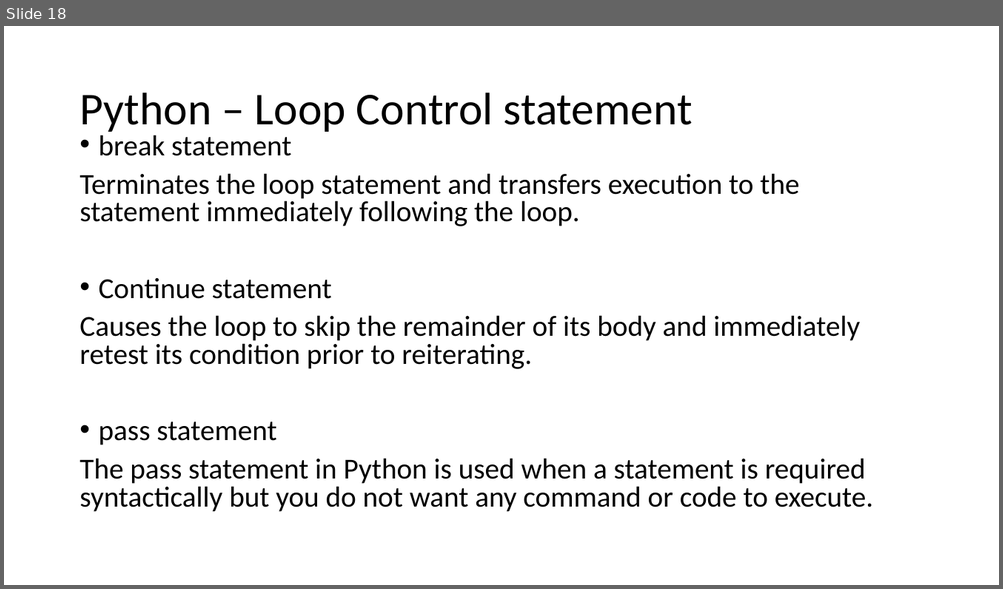
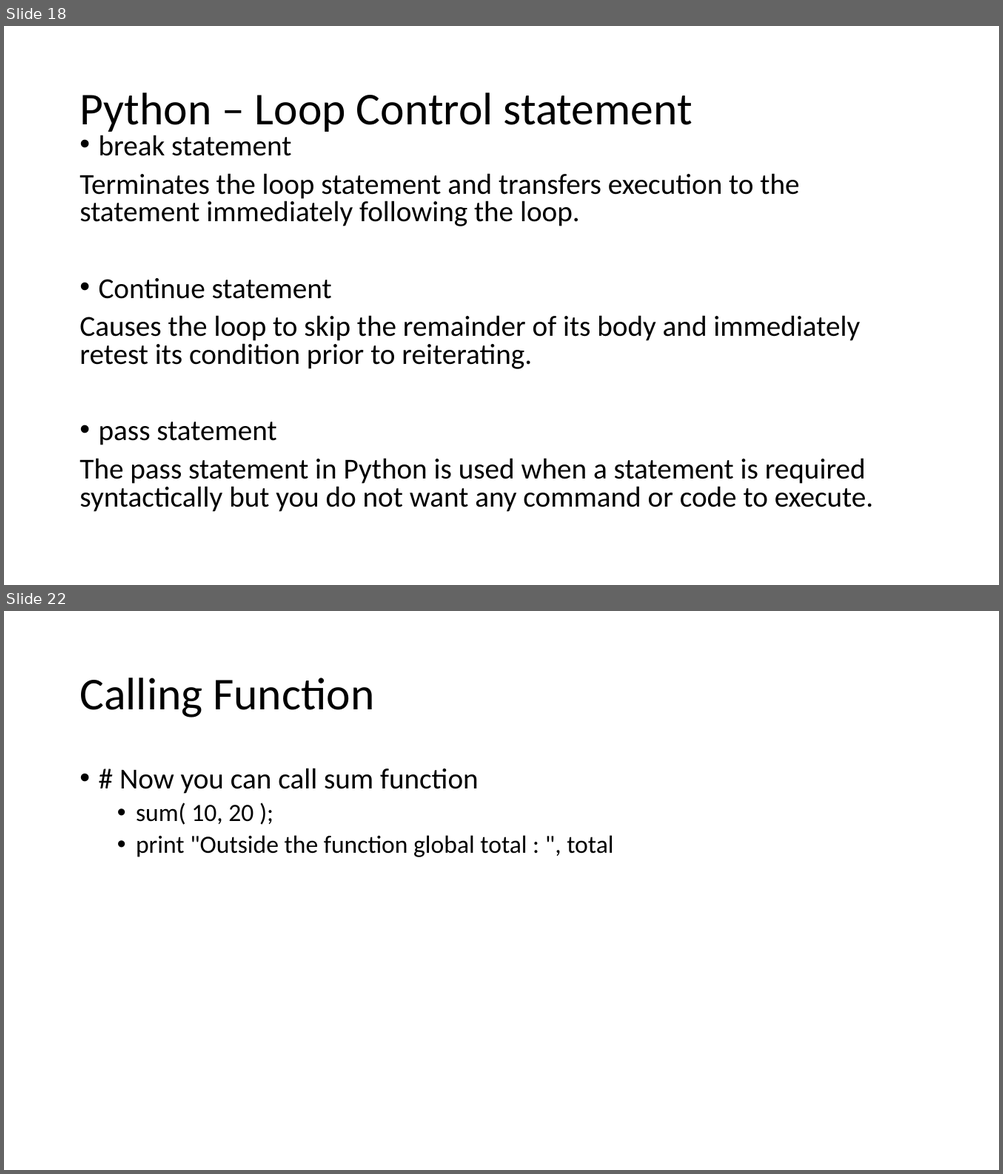
Before and after one commit to bhajojo/PythonTraining, a slide deck: Day_3_Training.pptx. Shown one above the other, each under a label of ours: slide 18 before the commit, slides 18 and 22 after it; the slides between them are not shown. The pictures are 1003x589 and 1003x1174 pixels, drawn with LibreOffice and Linux fonts; fonts in the diff are those of the drawing. Boxes give left, top, right and bottom in pixels: in the first picture for what was removed or moved away, otherwise in the second. Text is boxed around its words. In the diff, an @@ line names an element or a change of style, - is before the commit and + after.

```diff
--- a/Day_3_Training.pptx
+++ b/Day_3_Training.pptx
@@ slide 22 added at bbox=[4, 611, 999, 1170], background #FFFFFF @@
@@ title added at bbox=[79, 678, 374, 718], 44 pt, text #000000 @@
+Calling Function
@@ text added at bbox=[119, 768, 613, 857], 24 pt, text #000000 @@
+• # Now you can call sum function
+  • sum( 10, 20 );
+  • print "Outside the function global total : ", total
```
Also in this commit, not shown: 3 other slides added, 2 slides removed, 10 other files.
